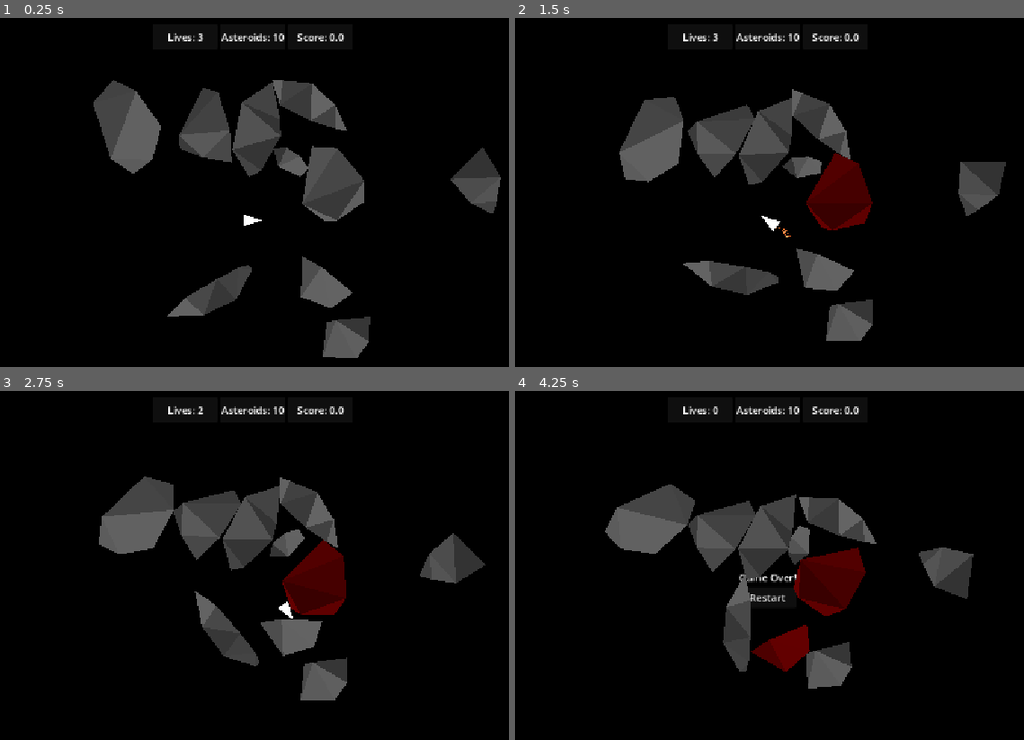
Above: before the commit, frames 1-4 (two rows, left to right).
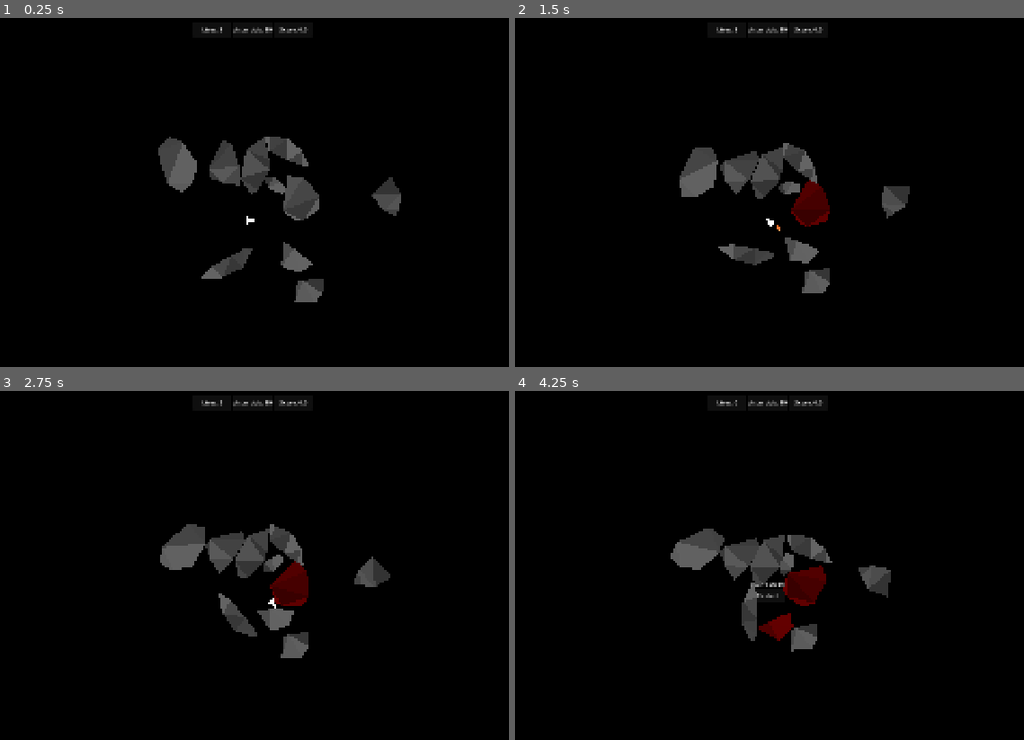
Above: after the commit, the same moments.

Repository: ProudFridge/Asteroids
Game: Godot game, scene res://scenes/game/game.tscn
The game is run twice, just before and just after one commit, with the same random seed, the same clock (stepped at 60 frames per second) and the same inputs.
Inputs (mouse positions are in pixels of both pictures, inside the frame that each line leads up to):
- Up to frame 1 (0.25 s): no input
- Up to frame 2 (1.5 s): tap Enter at 0.5 s; move the mouse to (927, 199) at 0.52 s; hold D (turn_right) 0.53-1.28 s; hold Space (shoot) 0.53-1.28 s; click (927, 199) at 0.67 s; move the mouse to (621, 241) at 1.27 s; hold S (backwards) from 1.28 s (still down); tap Alt at 1.35 s
- Up to frame 3 (2.75 s): move the mouse to (325, 502) at 2.02 s; release S (backwards) at 2.03 s; hold D (turn_right) from 2.03 s (still down); tap Shift at 2.1 s
- Up to frame 4 (4.25 s): move the mouse to (733, 673) at 2.77 s; release D (turn_right) at 2.78 s; hold W (forwards) 2.78-3.53 s; tap Space (shoot) at 2.85 s; click (733, 673) at 2.92 s; move the mouse to (983, 652) at 3.52 s; hold A (turn_left) from 3.53 s (still down); tap Alt at 3.6 s

The runs differ from the first frame. In frame 1, 16% of the frame differs, in the area x 18-99%, y 2-98%; in frame 2, 15%; in frame 3, 14%; in frame 4, 14%.

Commit message:
Update readme

Diff:
--- a/project.godot
+++ b/project.godot
@@ -28,6 +28,9 @@
 
 [display]
 
+window/size/viewport_width=1920
+window/size/viewport_height=1080
+window/size/mode=3
 window/stretch/mode="canvas_items"
 window/stretch/aspect="expand"
 
Not shown, changed: README.md
